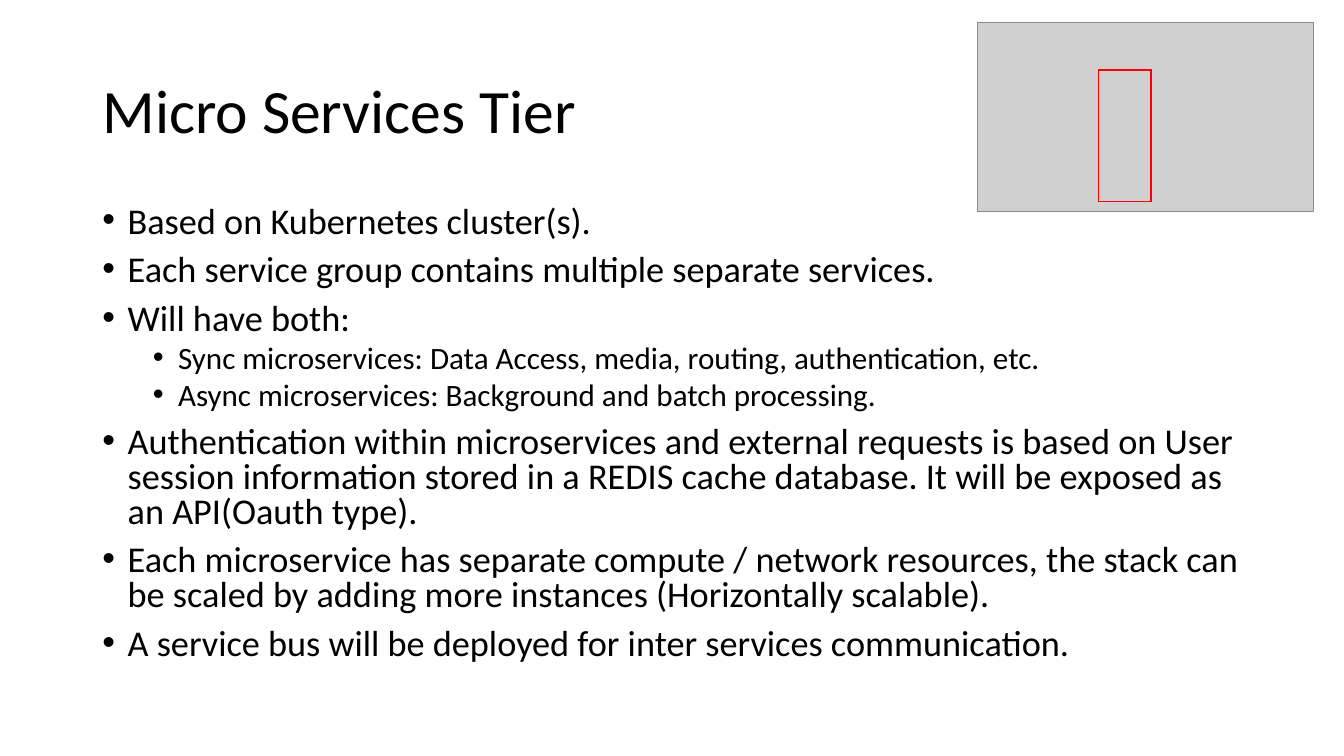
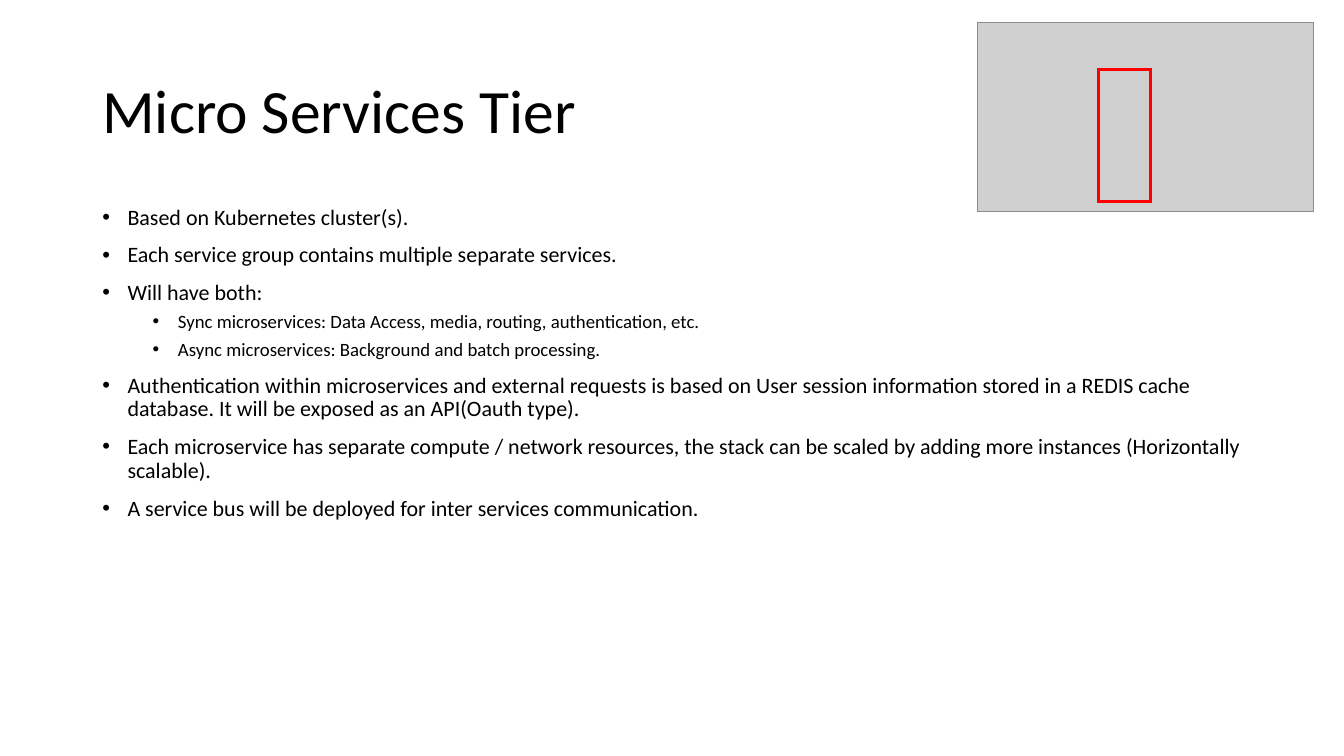
Before and after one commit to sandeepgadhwal/bitspilani-sem3-stream-processing-analytics-assignment-1, a slide deck: slide 6 of CommunityAPP.pptx. Drawn at 1344x756 pixels with LibreOffice and Linux fonts; fonts in the diff are those of the drawing; grey boxes stand for pictures. Boxes give left, top, right and bottom in pixels: in the first picture for what was removed or moved away, otherwise in the second. Text is boxed around its words. In the diff, an @@ line names an element or a change of style, - is before the commit and + after.

```diff
--- a/CommunityAPP.pptx
+++ b/CommunityAPP.pptx
@@ text "Based on Kubernetes cluster(s)." at bbox=[128, 209, 1239, 520]: size 25.9 to 15.7 pt in "Based on Kubernetes cluster(s).", "Each service group contains multiple separate services.", "Will have both:", "Authentication within microservices and external requests is ..." and 2 more places; size 22.2 to 13.4 pt in "Sync microservices: Data Access, media, routing, authenticat ...", "Async microservices: Background and batch processing."; line spacing 0.8 to 0.9 @@
```
Also in this commit, not shown: 22 other slides changed, 48 other files.
